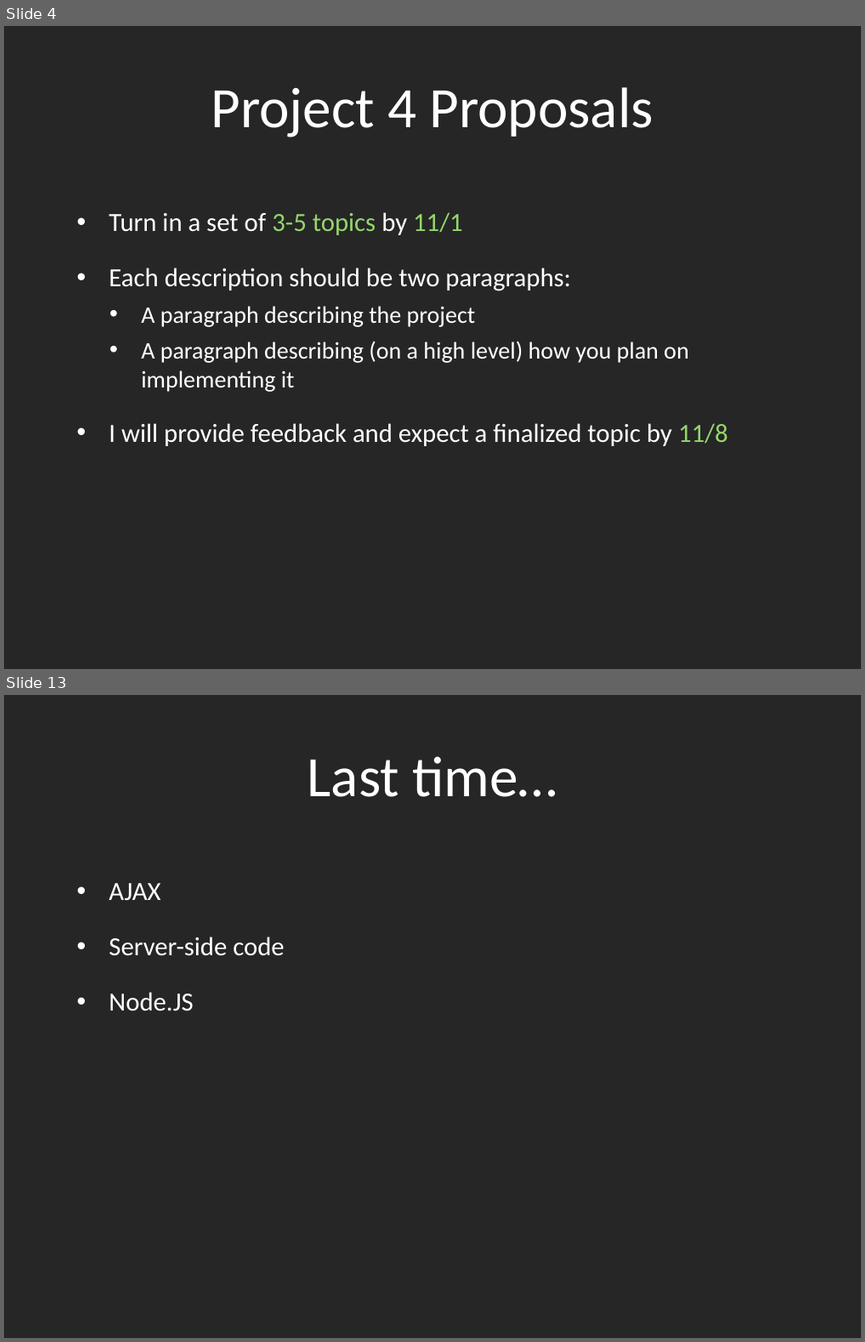
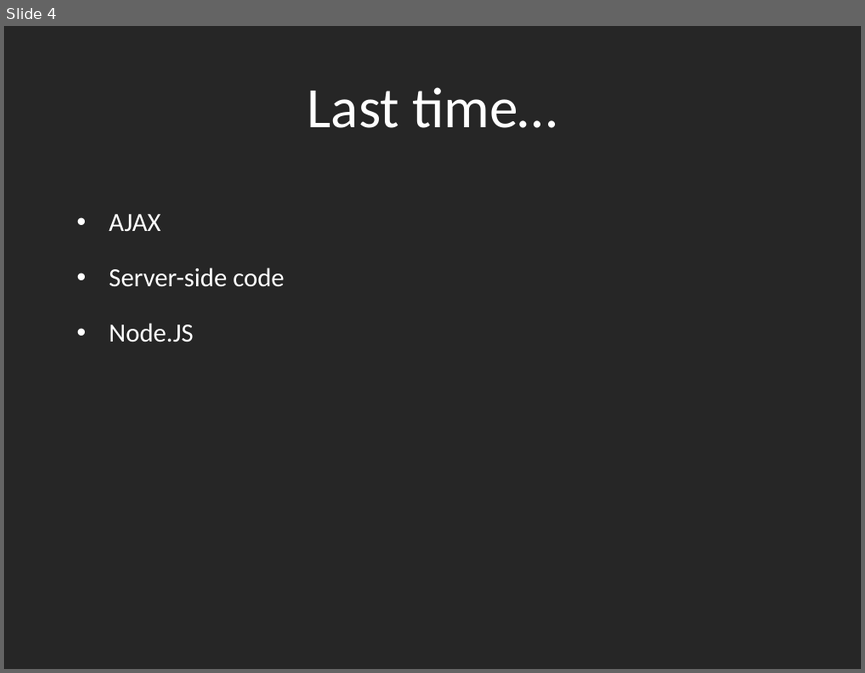
Before and after one commit to dantasse/ssuiweb2014, a slide deck: week09/week09.pptx. Shown one above the other, each under a label of ours: slides 4 and 13 before the commit, slide 4 after it; the slides between them are not shown. The pictures are 865x1342 and 865x673 pixels, drawn with LibreOffice and Linux fonts; fonts in the diff are those of the drawing. Boxes give left, top, right and bottom in pixels: in the first picture for what was removed or moved away, otherwise in the second. Text is boxed around its words. In the diff, an @@ line names an element or a change of style, - is before the commit and + after.

```diff
--- a/week09/week09.pptx
+++ b/week09/week09.pptx
@@ slide 4 removed at bbox=[4, 26, 861, 669], background #262626 @@
@@ title removed at bbox=[211, 87, 653, 137] @@
-Project 4 Proposals
@@ text removed at bbox=[109, 212, 728, 446] @@
-• Turn in a set of 3-5 topics by 11/1
-• Each description should be two paragraphs:
-  • A paragraph describing the project
-  • A paragraph describing (on a high level) how you plan on implementing it
-• I will provide feedback and expect a finalized topic by 11/8
@@ what was slide 13 is now slide 4 @@
```
Also in this commit, not shown: 3 slides changed, 32 slides added, 8 other slides removed.
